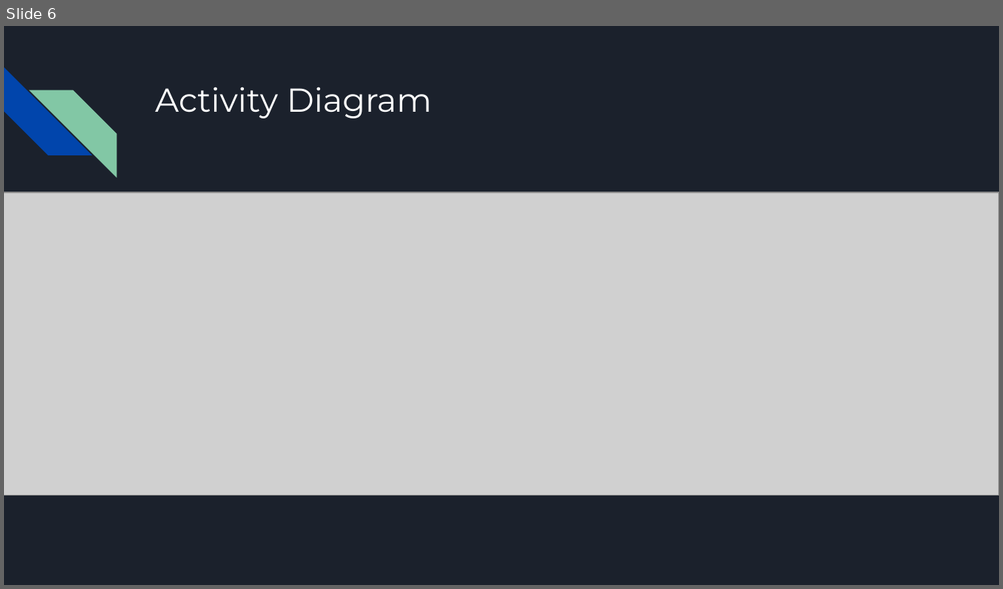
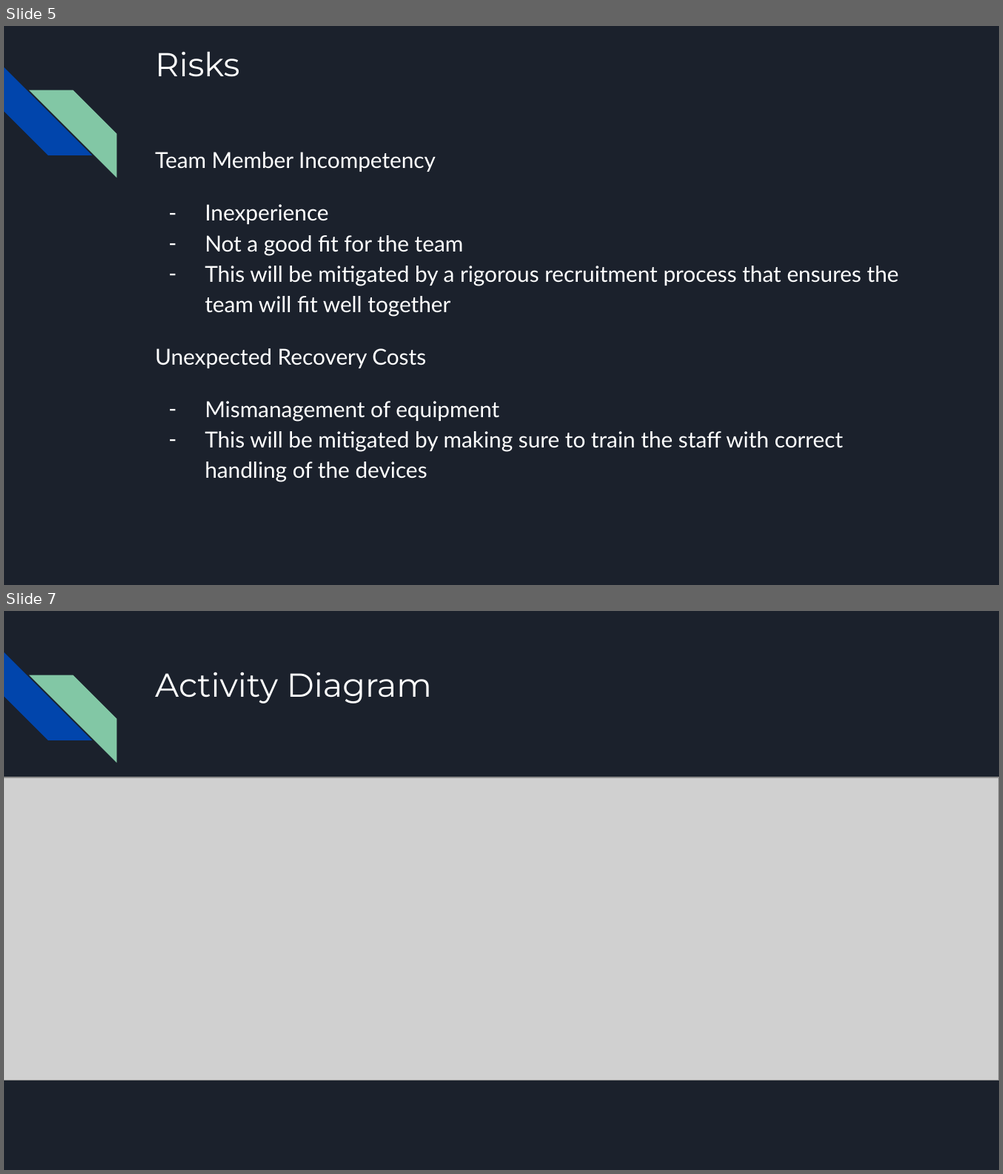
Before and after one commit to SPM-OT/lab-5-team-shadow-dogs-unleashed, a slide deck: iPad Restaurant App.pptx. Shown one above the other, each under a label of ours: slide 6 before the commit, slides 5 and 7 after it; the slides between them are not shown. The pictures are 1003x589 and 1003x1174 pixels, drawn with LibreOffice and Linux fonts; fonts in the diff are those of the drawing; grey boxes stand for pictures. Boxes give left, top, right and bottom in pixels: in the first picture for what was removed or moved away, otherwise in the second. Text is boxed around its words. In the diff, an @@ line names an element or a change of style, - is before the commit and + after.

```diff
--- a/iPad Restaurant App.pptx
+++ b/iPad Restaurant App.pptx
@@ slide 5 added at <box>4,26,999,585</box>, background #1B212C; not listed: 2 template elements that a slide beside it also shows @@
@@ title added at <box>155,51,240,77</box>, 24 pt, text #FFFFFF @@
+Risks
@@ text added at <box>155,152,899,483</box>, 16 pt, text #FFFFFF @@
+Team Member Incompetency
+– Inexperience
+– Not a good fit for the team
+– This will be mitigated by a rigorous recruitment process that ensures the team will fit well together
+Unexpected Recovery Costs
+– Mismanagement of equipment
+– This will be mitigated by making sure to train the staff with correct handling of the devices
@@ what was slide 6 is now slide 7 @@
```
Also in this commit, not shown: 6 slides changed.
